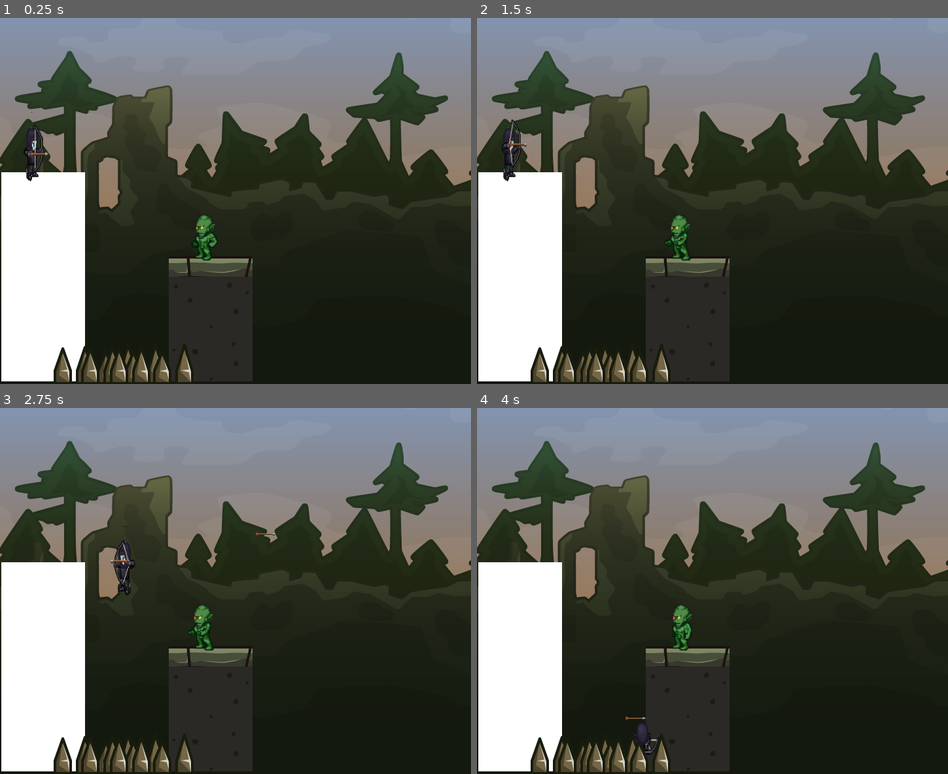
Above: before the commit, frames 1-4 (two rows, left to right).
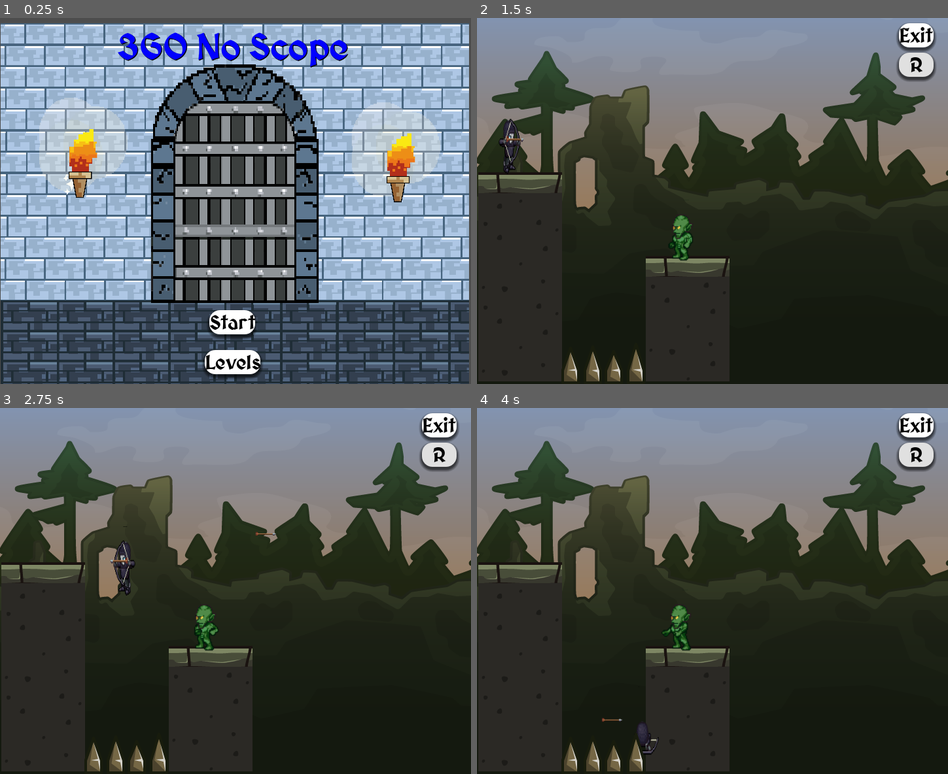
Above: after the commit, the same moments.

Repository: Vysubs28/360-No-Scope
Game: Godot game, scene res://Menu/main_menu.tscn
The game is run twice, just before and just after one commit, with the same random seed, the same clock (stepped at 60 frames per second) and the same inputs. Before the commit the project starts from res://world.tscn.
Inputs (mouse positions are in pixels of both pictures, inside the frame that each line leads up to):
- Up to frame 1 (0.25 s): no input
- Up to frame 2 (1.5 s): click (707, 321) at 0.5 s, where only the run after the commit has a clickable "Start"; click (915, 65) at 1.25 s, where only the run after the commit has a clickable "R"
- Up to frame 3 (2.75 s): tap Enter (ui_accept) at 2, 2.27 s; hold D (right) from 2.03 s (still down); tap Space (shoot) at 2.1 s
- Up to frame 4 (4 s): tap W (spin) at 2.85 s; tap Enter (ui_accept) at 3.02 s; release D (right) at 3.53 s; hold A (left) from 3.53 s (still down); tap Space (shoot) at 3.6 s

The runs differ from the first frame. In frame 1, 98% of the frame differs, in the area x 0-100%, y 0-100%; in frame 2, 13%; in frame 3, 12%; in frame 4, 12%.

Commit message:
Fixed Level

Diff:
--- a/Level/Level 2/Level2.tscn
+++ b/Level/Level 2/Level2.tscn
@@ -90,6 +90,21 @@
 [sub_resource type="RectangleShape2D" id="RectangleShape2D_gfrev"]
 size = Vector2(58.1339, 42.6618)
 
+[sub_resource type="Animation" id="Animation_ag5jb"]
+length = 0.001
+tracks/0/type = "value"
+tracks/0/imported = false
+tracks/0/enabled = true
+tracks/0/path = NodePath("PathFollow2D:progress_ratio")
+tracks/0/interp = 1
+tracks/0/loop_wrap = true
+tracks/0/keys = {
+"times": PackedFloat32Array(0),
+"transitions": PackedFloat32Array(1),
+"update": 0,
+"values": [0.0]
+}
+
 [sub_resource type="Animation" id="Animation_h4xyk"]
 resource_name = "new"
 length = 2.0
@@ -107,26 +122,12 @@
 "values": [0.0, 1.0]
 }
 
-[sub_resource type="Animation" id="Animation_ag5jb"]
-length = 0.001
-tracks/0/type = "value"
-tracks/0/imported = false
-tracks/0/enabled = true
-tracks/0/path = NodePath("PathFollow2D:progress_ratio")
-tracks/0/interp = 1
-tracks/0/loop_wrap = true
-tracks/0/keys = {
-"times": PackedFloat32Array(0),
-"transitions": PackedFloat32Array(1),
-"update": 0,
-"values": [0.0]
-}
-
 [sub_resource type="AnimationLibrary" id="AnimationLibrary_fx0ju"]
 _data = {
 "RESET": SubResource("Animation_ag5jb"),
 "new": SubResource("Animation_h4xyk")
 }
+
 [sub_resource type="StyleBoxFlat" id="StyleBoxFlat_yffdk"]
 bg_color = Color(1, 1, 1, 1)
 corner_radius_top_left = 16
@@ -195,6 +196,12 @@
 offset_bottom = 777.0
 texture = ExtResource("1_uxmr4")
 
+[node name="Enemy2" parent="TextureRect" instance=ExtResource("8_x1m7g")]
+position = Vector2(535, 340)
+
+[node name="Enemy_Death" type="AudioStreamPlayer" parent="TextureRect/Enemy2"]
+stream = ExtResource("7_q33fc")
+
 [node name="TileMap" type="TileMap" parent="."]
 tile_set = SubResource("TileSet_2oyux")
 format = 2
@@ -219,10 +226,8 @@
 position = Vector2(-255, -149)
 polygon = PackedVector2Array(265, 163, 377, 163, 368, 656, 272, 656)
 
-[node name="MC" parent="." instance=ExtResource("7_esb6l")]
-position = Vector2(56, 104)
 [node name="MC2" parent="." instance=ExtResource("7_esb6l")]
-position = Vector2(64, 184)
+position = Vector2(62, 100)
 
 [node name="Bullets2" type="Node2D" parent="."]
 position = Vector2(14, 23)
@@ -234,14 +239,13 @@
 position = Vector2(236, 550)
 
 [node name="trap_3" parent="." instance=ExtResource("9_pfwbr")]
-position = Vector2(323, 551)
-position = Vector2(191, 516)
-
-[node name="Enemy1" parent="." instance=ExtResource("8_x1m7g")]
-position = Vector2(440, 120)
+position = Vector2(320, 553)
 
 [node name="Enemy2" parent="." instance=ExtResource("8_x1m7g")]
 position = Vector2(432, 344)
+
+[node name="Enemy_Death" type="AudioStreamPlayer" parent="Enemy2"]
+stream = ExtResource("7_q33fc")
 
 [node name="Path2D" type="Path2D" parent="."]
 curve = SubResource("Curve2D_uty2j")
@@ -262,22 +266,16 @@
 
 [node name="Sprite2D" type="Sprite2D" parent="Path2D/AnimatableBody2D"]
 position = Vector2(17.0119, -1.89567)
-scale = Vector2(1, 1)
 texture = ExtResource("6_me6a6")
 
 [node name="CollisionShape2D" type="CollisionShape2D" parent="Path2D/AnimatableBody2D"]
 position = Vector2(16.9506, -2.40488)
-scale = Vector2(1, 1)
 shape = SubResource("RectangleShape2D_gfrev")
 
 [node name="AnimationPlayer" type="AnimationPlayer" parent="Path2D"]
 libraries = {
 "": SubResource("AnimationLibrary_fx0ju")
 }
-position = Vector2(295, 196)
-
-[node name="Enemy_Death" type="AudioStreamPlayer" parent="Enemy2"]
-stream = ExtResource("7_q33fc")
 
 [node name="exit" type="Button" parent="."]
 offset_left = 645.0
@@ -319,8 +317,8 @@
 text = "R
 "
 
+[connection signal="enemy_died" from="TextureRect/Enemy2" to="." method="_on_enemy_2_enemy_died"]
 [connection signal="shoot" from="MC2" to="." method="_on_mc_2_shoot"]
-[connection signal="enemy_died" from="Enemy1" to="." method="_on_enemy_1_enemy_died"]
 [connection signal="enemy_died" from="Enemy2" to="." method="_on_enemy_2_enemy_died"]
 [connection signal="pressed" from="exit" to="." method="_on_exit_pressed"]
 [connection signal="pressed" from="restart" to="." method="_on_restart_pressed"]
--- a/project.godot
+++ b/project.godot
@@ -11,7 +11,7 @@
 [application]
 
 config/name="360 No Scope"
-run/main_scene="res://world.tscn"
+run/main_scene="res://Menu/main_menu.tscn"
 config/features=PackedStringArray("4.2", "GL Compatibility")
 config/icon="res://icon.svg"
 
--- a/world.tscn
+++ b/world.tscn
@@ -1,11 +1,11 @@
 [gd_scene load_steps=16 format=3 uid="uid://dshovmehn3sej"]
 
 [ext_resource type="Script" path="res://Level/world.gd" id="1_3fqs3"]
-[ext_resource type="Texture2D" uid="uid://qt2ya3284fte" path="res://Assets/Rockstar Studios/Game Music/PNG/Background/Background_01.png" id="2_kbx0w"]
-[ext_resource type="Texture2D" uid="uid://bqnmfdgmn508s" path="res://Assets/Rockstar Studios/Game Music/PNG/Platformer/Ground_11.png" id="4_lbgf0"]
-[ext_resource type="Texture2D" uid="uid://uwmx41xxrs1p" path="res://Assets/Rockstar Studios/Game Music/PNG/Platformer/Ground_06.png" id="5_1xg66"]
-[ext_resource type="Texture2D" uid="uid://dns7kkqli65fl" path="res://Assets/Rockstar Studios/Game Music/PNG/Environment/Grass_02.png" id="6_44whj"]
-[ext_resource type="Texture2D" uid="uid://dsdaise6vnv6c" path="res://Assets/Rockstar Studios/Game Music/PNG/Environment/Decor_Plant.png" id="7_vaykd"]
+[ext_resource type="Texture2D" uid="uid://qt2ya3284fte" path="res://Assets/Rockstar Studios/Medieval Ruins Cartoon/PNG/Background/Background_01.png" id="2_kbx0w"]
+[ext_resource type="Texture2D" uid="uid://bqnmfdgmn508s" path="res://Assets/Rockstar Studios/Medieval Ruins Cartoon/PNG/Platformer/Ground_11.png" id="4_lbgf0"]
+[ext_resource type="Texture2D" uid="uid://uwmx41xxrs1p" path="res://Assets/Rockstar Studios/Medieval Ruins Cartoon/PNG/Platformer/Ground_06.png" id="5_1xg66"]
+[ext_resource type="Texture2D" uid="uid://dns7kkqli65fl" path="res://Assets/Rockstar Studios/Medieval Ruins Cartoon/PNG/Environment/Grass_02.png" id="6_44whj"]
+[ext_resource type="Texture2D" uid="uid://dsdaise6vnv6c" path="res://Assets/Rockstar Studios/Medieval Ruins Cartoon/PNG/Environment/Decor_Plant.png" id="7_vaykd"]
 [ext_resource type="PackedScene" uid="uid://bp123p4v3j18m" path="res://Test_Character/Character/NewCharacter.tscn" id="8_m8efc"]
 [ext_resource type="PackedScene" uid="uid://cyibs22jky283" path="res://Assets/Rockstar Studios/Enemies/enemy_1.tscn" id="9_swdnc"]
 [ext_resource type="PackedScene" uid="uid://4pwgg6o8o7u0" path="res://Assets/Rockstar Studios/Enemies/trap_1.tscn" id="10_yxhh2"]
Not shown: 1 places in Level/Level 2/Level2.tscn that only renumber resources
Not shown, changed: Level/Level 3/Level3.tscn
